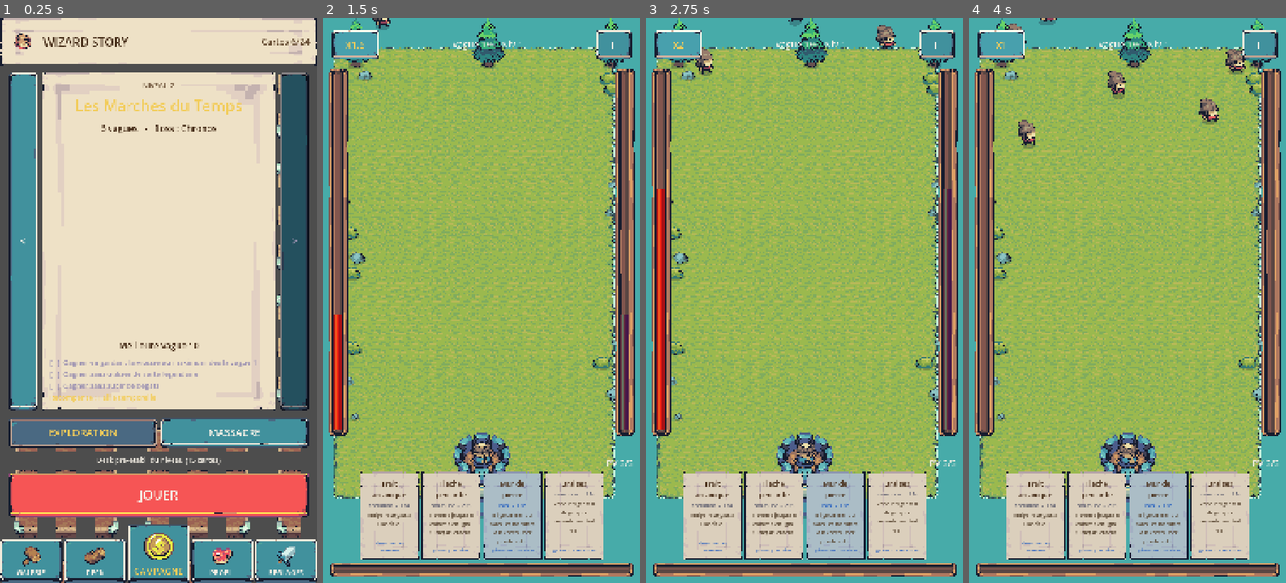
Above: before the commit, frames 1-4 (left to right).
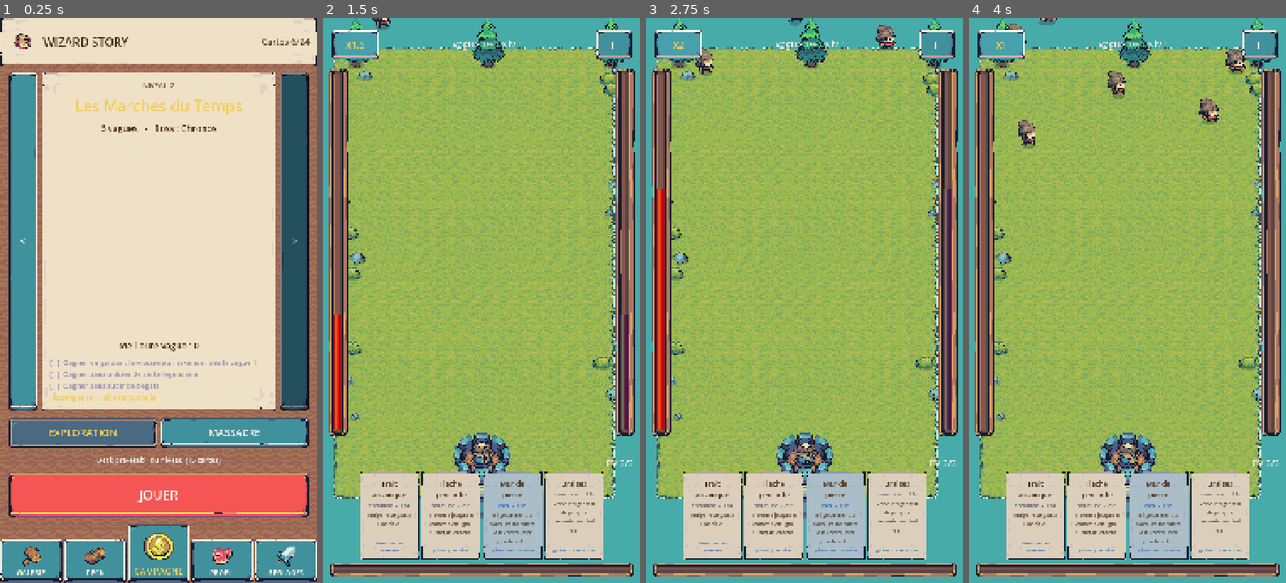
Above: after the commit, the same moments.

Repository: AlexisCocheton/wizard_game
Game: Godot game, scene res://scenes/main_menu/MainMenu.tscn
The game is run twice, just before and just after one commit, with the same random seed, the same clock (stepped at 60 frames per second) and the same inputs.
Inputs:
- Up to frame 1 (0.25 s): no input
- Up to frame 2 (1.5 s): click "JOUER" at 0.5 s; click "x1" at 1.25 s
- Up to frame 3 (2.75 s): click "x1.5" at 2 s
- Up to frame 4 (4 s): click "x2" at 2.75 s; click "x4" at 3.5 s

The runs differ from the first frame. In frame 1, 16% of the frame differs, in the area x 0-100%, y 0-100%; in frame 2, 0.2%; in frame 3, 0.2%; in frame 4, 0.2%.

Commit message:
UI : corrige le fond de bois en damier et les plis du papier
Le fond du menu referencait la planche brute wood.png (grille 3x3 de morceaux
espaces) au lieu de la tuile recomposee : l ecran affichait un damier de carres.
La scene avait ete re-sauvee par l editeur avec l ancien chemin.

- wood_tile : l ombre de la planche est retiree en haut et en bas, sinon la tuile
  repetee dessine une rayure sombre tous les 64 px
- AUDIT : toute planche brute referencee dans une scene ou un script est desormais
  un echec (verifie par un test negatif : 2 echecs quand on remet wood.png)
- papier : les plis entre les 9 morceaux devenaient des traits baveux une fois
  etires ; compose_ui.py les efface en gardant les decors colores du pack
- curseurs de reglages : rail, zone parcourue et poignee pris dans le pack
- profil : les valeurs ne se replient plus lettre par lettre
- etage visual : captures des onglets Profil et Reglages ajoutees

Harnais : 6 etages verts.

Co-Authored-By: Claude Opus 5 (1M context) <noreply@anthropic.com>

Diff:
--- a/scenes/main_menu/MainMenu.tscn
+++ b/scenes/main_menu/MainMenu.tscn
@@ -1,7 +1,7 @@
 [gd_scene load_steps=4 format=3 uid="uid://c0e2o4uwwiec6"]
 
 [ext_resource type="Script" uid="uid://bm4u88wpfxlbh" path="res://scripts/ui/main_menu.gd" id="1"]
-[ext_resource type="Texture2D" uid="uid://c7cvbsoixap6k" path="res://assets/ui/wood.png" id="2"]
+[ext_resource type="Texture2D" uid="uid://cdepgwkh31eua" path="res://assets/ui/wood_tile.png" id="2"]
 [ext_resource type="Texture2D" uid="uid://d0kjfpl82n217" path="res://assets/ui/avatar.png" id="3"]
 
 [node name="MainMenu" type="Control"]
--- a/scripts/ui/panels/profile_panel.gd
+++ b/scripts/ui/panels/profile_panel.gd
@@ -27,7 +27,11 @@
 	var l := UiTheme.label(title, UiTheme.FONT_BODY, UiTheme.TEXT_DIM)
 	l.size_flags_horizontal = Control.SIZE_EXPAND_FILL
 	h.add_child(l)
-	h.add_child(UiTheme.label(value, UiTheme.FONT_BODY, color, HORIZONTAL_ALIGNMENT_RIGHT))
+	# Pas de retour a la ligne : dans une HBox, la valeur se plierait lettre par lettre.
+	var v := UiTheme.label(value, UiTheme.FONT_BODY, color, HORIZONTAL_ALIGNMENT_RIGHT)
+	v.autowrap_mode = TextServer.AUTOWRAP_OFF
+	v.size_flags_horizontal = Control.SIZE_SHRINK_END
+	h.add_child(v)
 
 
 func refresh() -> void:
--- a/scripts/ui/ui_theme.gd
+++ b/scripts/ui/ui_theme.gd
@@ -136,20 +136,52 @@
 	t.set_font_size(&"font_size", &"CheckButton", FONT_BODY)
 	t.set_color(&"font_color", &"CheckButton", TEXT)
 
-	# Barres : base et remplissage du pack.
-	var under: Texture2D = tex("bar_base")
-	if under != null:
-		var sb_bg := StyleBoxTexture.new()
-		sb_bg.texture = under
-		sb_bg.set_texture_margin_all(20)
-		t.set_stylebox(&"background", &"ProgressBar", sb_bg)
-		var sb_fill := StyleBoxTexture.new()
-		sb_fill.texture = tex("bar_fill")
-		sb_fill.set_texture_margin_all(20)
-		sb_fill.set_content_margin_all(0.0)
-		sb_fill.modulate_color = Color(0.95, 0.80, 0.35)
-		t.set_stylebox(&"fill", &"ProgressBar", sb_fill)
+	# Barres : base et remplissage recomposes du pack.
+	t.set_stylebox(&"background", &"ProgressBar", tex_box("bar_base", 0, 0.0))
+	t.set_stylebox(&"fill", &"ProgressBar", tex_box("bar_fill", 0, 0.0, Color(0.95, 0.80, 0.35)))
+
+	# Curseurs : petite barre du pack en rail, remplissage en zone parcourue,
+	# bouton rond rouge reduit en poignee.
+	t.set_stylebox(&"slider", &"HSlider", tex_box("smallbar_base", 0, 10.0))
+	t.set_stylebox(&"grabber_area", &"HSlider", slider_fill(Color.WHITE))
+	t.set_stylebox(&"grabber_area_highlight", &"HSlider", slider_fill(Color(1.15, 1.15, 1.0)))
+	var knob: Texture2D = scaled_tex("btn_round_red9", 52)
+	if knob != null:
+		t.set_icon(&"grabber", &"HSlider", knob)
+		t.set_icon(&"grabber_highlight", &"HSlider", scaled_tex("btn_round_red9", 58))
+		t.set_icon(&"grabber_disabled", &"HSlider", knob)
 	return t
+
+
+## Zone parcourue d un curseur : la bande coloree de la petite barre du pack, etiree
+## sur la hauteur du rail (la feuille de remplissage ne fait que 3 px de haut).
+static func slider_fill(tint: Color) -> StyleBox:
+	var t: Texture2D = tex("smallbar_fill9")
+	if t == null:
+		return flat_box(RED, 4, 0.0)
+	var sb := StyleBoxTexture.new()
+	sb.texture = t
+	sb.region_rect = Rect2(15, 8, 64, 3)
+	sb.content_margin_top = 6.0
+	sb.content_margin_bottom = 6.0
+	sb.modulate_color = tint
+	return sb
+
+
+## Copie reduite d une texture du pack (poignees, petites icones), filtre nearest.
+static func scaled_tex(name: String, height: int) -> Texture2D:
+	var t: Texture2D = tex(name)
+	if t == null:
+		return null
+	var img: Image = t.get_image()
+	if img == null:
+		return t
+	img = img.duplicate()
+	if img.is_compressed():
+		img.decompress()
+	var w: int = maxi(1, int(round(float(img.get_width()) * float(height) / float(img.get_height()))))
+	img.resize(w, height, Image.INTERPOLATE_NEAREST)
+	return ImageTexture.create_from_image(img)
 
 
 ## Bouton d action principal (JOUER) : le gros bouton rouge du pack.
--- a/tests/smoke/smoke_driver.gd
+++ b/tests/smoke/smoke_driver.gd
@@ -286,6 +286,10 @@
 	await _shot("menu_deck")
 	menu.select_tab(0)
 	await _shot("menu_galerie")
+	menu.select_tab(3)
+	await _shot("menu_profil")
+	menu.select_tab(4)
+	await _shot("menu_reglages")
 	menu.select_tab(2)
 	menu.queue_free()
 	print("[SMOKE] menu : 5 onglets construits")
--- a/tests/stages/audit.gd
+++ b/tests/stages/audit.gd
@@ -18,6 +18,7 @@
 	_check_levels()
 	_check_objective_keys()
 	_check_assets()
+	_check_raw_sheets()
 	for w in _soft:
 		print("  [AVERTISSEMENT] %s" % w)
 	print("[AUDIT] %d avertissement(s)" % _soft.size())
@@ -89,6 +90,39 @@
 			fail("musique manquante : %s" % k)
 
 
+## Les planches d UI du pack sont des grilles de morceaux espaces : referencee telle
+## quelle (l editeur peut re-sauver une scene avec l ancien chemin), elle s affiche en
+## damier. Seules les versions recomposees <nom>9.png et wood_tile.png sont autorisees.
+func _check_raw_sheets() -> void:
+	var raw: Array[String] = ["wood"]
+	for key in UiTheme.NINE.keys():
+		raw.append(String(key).trim_suffix("9"))
+	var files: Array[String] = []
+	_scan_text("res://scenes", files)
+	_scan_text("res://scripts", files)
+	for path in files:
+		var text: String = FileAccess.get_file_as_string(path)
+		for name in raw:
+			if text.contains("assets/ui/%s.png\"" % name) or text.contains("tex(\"%s\")" % name):
+				fail("%s : planche brute '%s' referencee (utiliser %s9.png / tex_box)" % [path, name, name])
+
+
+func _scan_text(dir_path: String, out: Array[String]) -> void:
+	var dir := DirAccess.open(dir_path)
+	if dir == null:
+		return
+	dir.list_dir_begin()
+	var entry: String = dir.get_next()
+	while entry != "":
+		var full: String = dir_path.path_join(entry)
+		if dir.current_is_dir():
+			if not entry.begins_with("."):
+				_scan_text(full, out)
+		elif entry.ends_with(".tscn") or entry.ends_with(".gd"):
+			out.append(full)
+		entry = dir.get_next()
+
+
 ## Un objectif dont la cle n est pas evaluable serait impossible a valider.
 func _check_objective_keys() -> void:
 	for obj: ObjectiveDef in ContentDB.objectives.values():
Binary file changed: assets/ui/paper9.png
Binary file changed: assets/ui/paper_special9.png
Binary file changed: assets/ui/wood_tile.png
Not shown, changed: tools/assets/compose_ui.py
